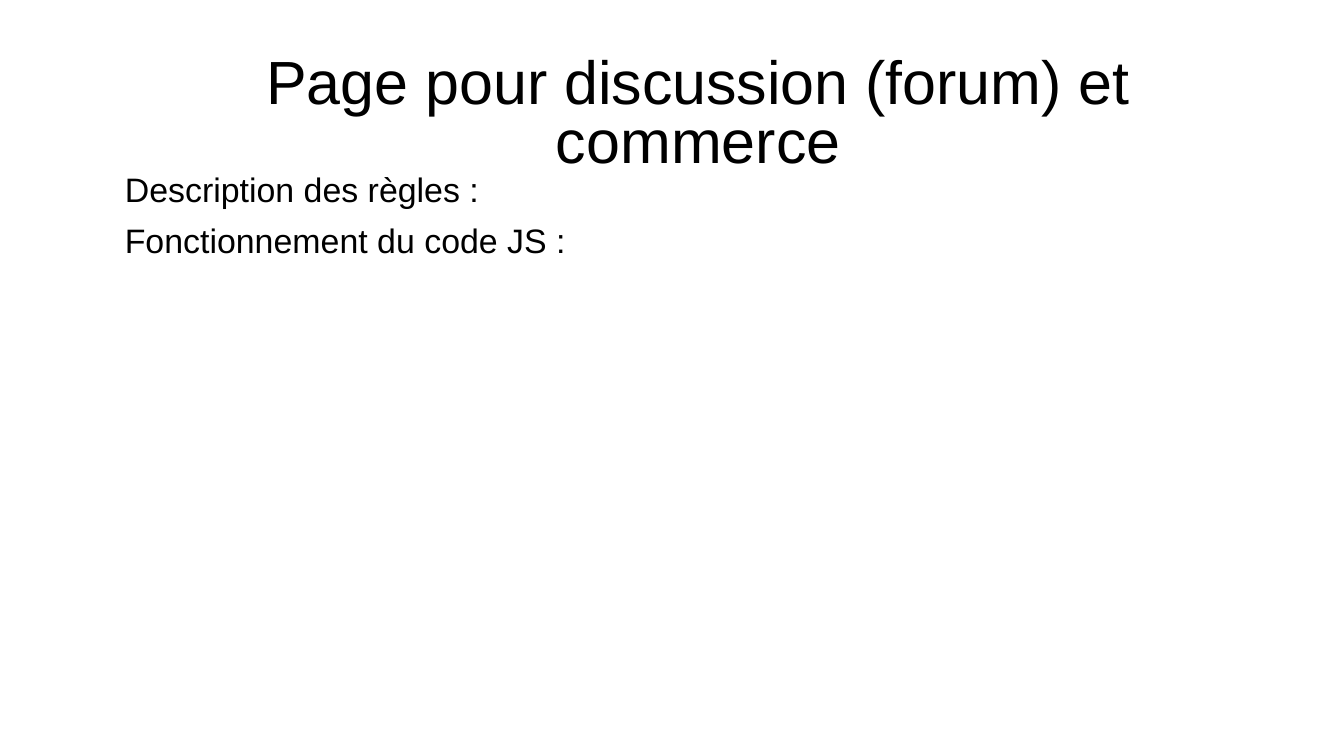
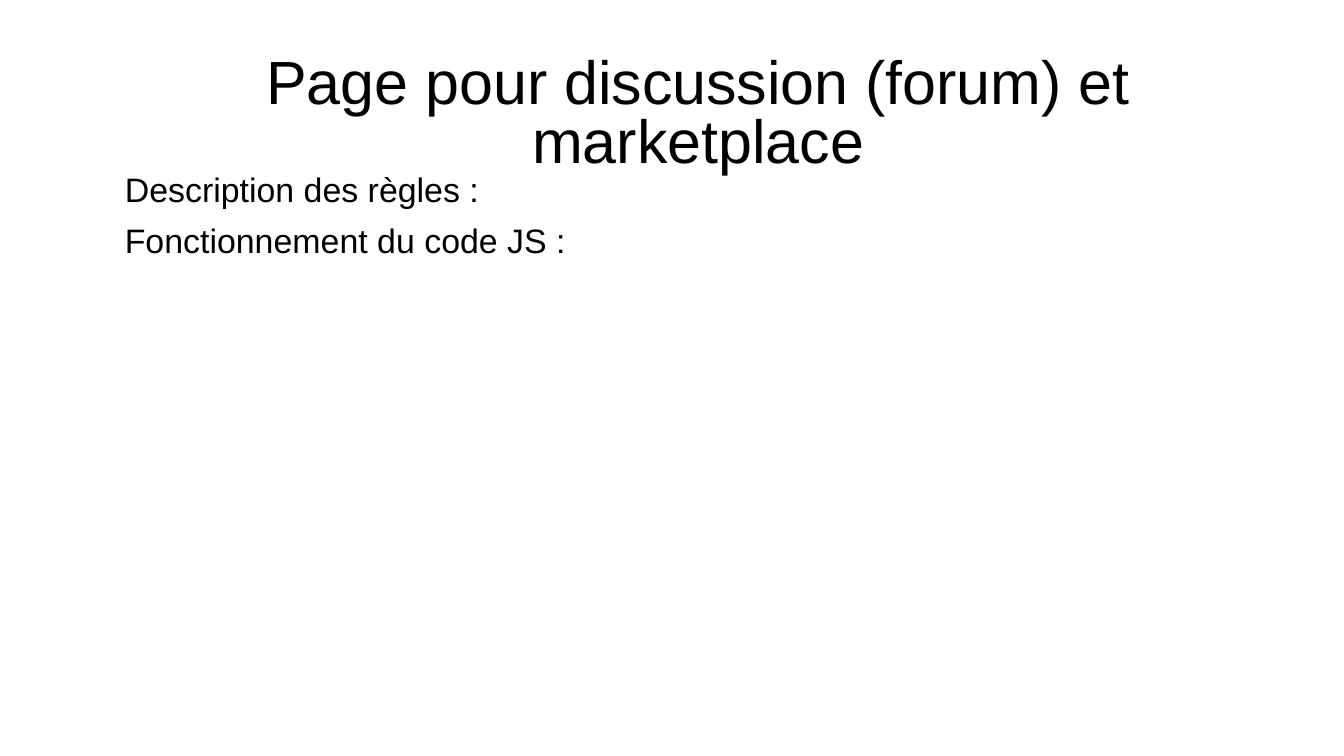
Before and after one commit to Cboukhal/projet_groupe, a slide deck: slide 8 of Camil/powerpoint/powerpoint_prototype.odp. Drawn at 1344x756 pixels with LibreOffice and Linux fonts; fonts in the diff are those of the drawing; background and template pictures are left out. Boxes give left, top, right and bottom in pixels: in the first picture for what was removed or moved away, otherwise in the second. Text is boxed around its words. In the diff, an @@ line names an element or a change of style, - is before the commit and + after.

```diff
--- a/Camil/powerpoint/powerpoint_prototype.odp
+++ b/Camil/powerpoint/powerpoint_prototype.odp
@@ title at [266,59,1130,174]: text changed @@
-Page pour discussion (forum) et commerce
+Page pour discussion (forum) et marketplace
```
Also in this commit, not shown: 1 other file.
